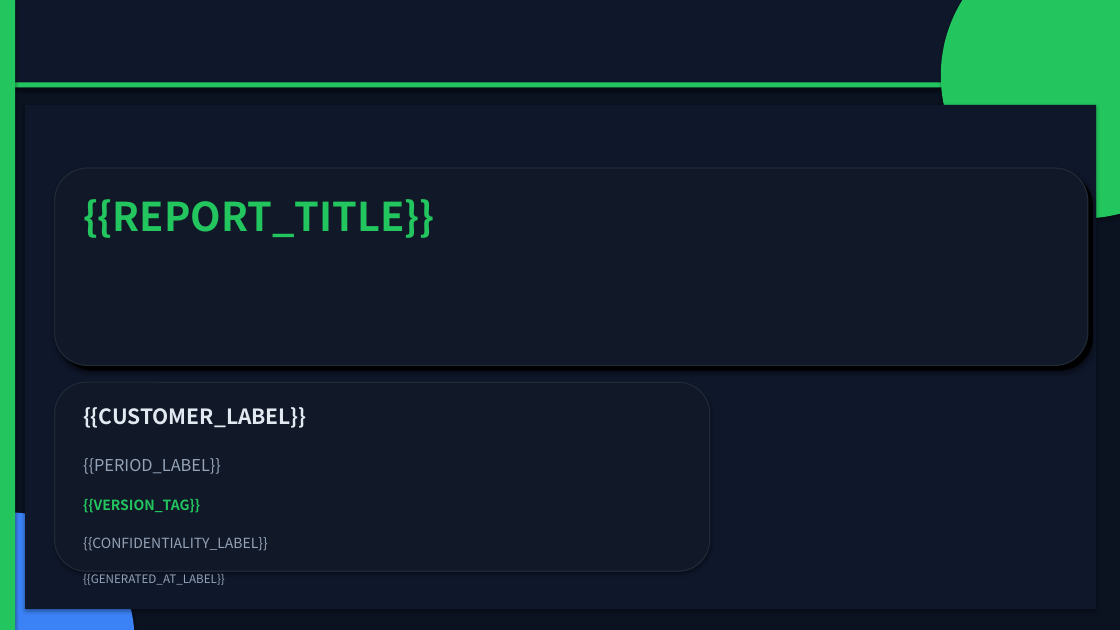
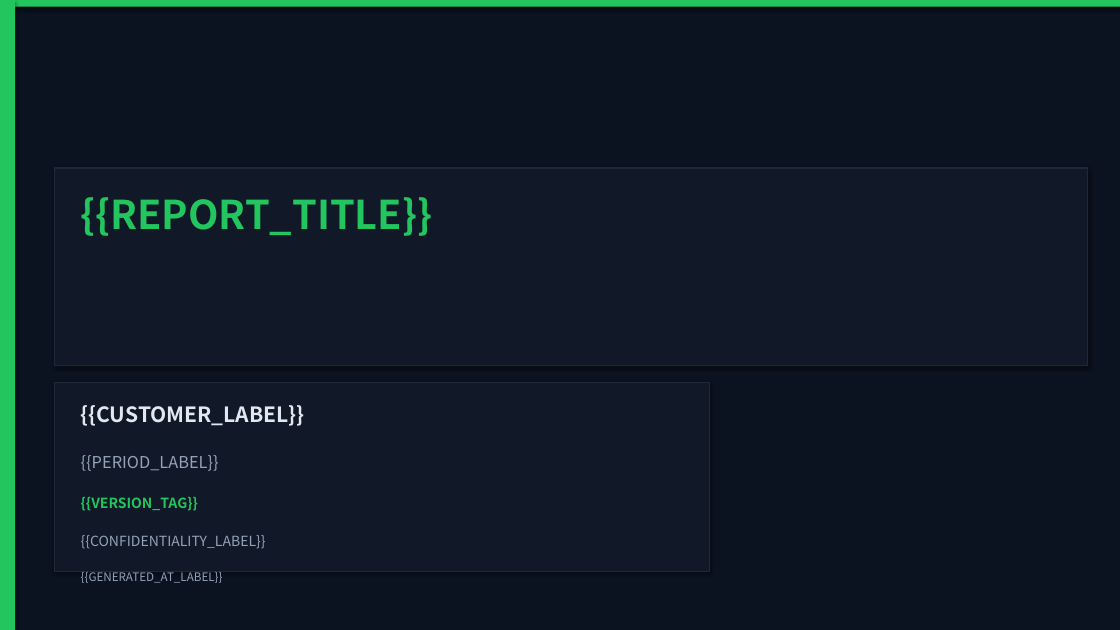
Before and after one commit to Xupai2022/report-generation, a slide deck: slide 1 of mss_ai_ppt_sample_assets/backend/data/templates/mss_technical_v2.pptx. Drawn at 1120x630 pixels with LibreOffice and Linux fonts; fonts in the diff are those of the drawing. Boxes give left, top, right and bottom in pixels: in the first picture for what was removed or moved away, otherwise in the second. Text is boxed around its words. In the diff, an @@ line names an element or a change of style, - is before the commit and + after.

```diff
--- a/mss_ai_ppt_sample_assets/backend/data/templates/mss_technical_v2.pptx
+++ b/mss_ai_ppt_sample_assets/backend/data/templates/mss_technical_v2.pptx
@@ rectangle moved from (x1=0, y1=82, x2=1120, y2=87) to (x1=0, y1=0, x2=1120, y2=7) @@
@@ rectangle removed at (x1=0, y1=0, x2=1120, y2=88) @@
@@ ellipse removed at (x1=941, y1=0, x2=1120, y2=218) @@
@@ rectangle removed at (x1=25, y1=105, x2=1096, y2=609) @@
@@ rectangle at (x1=55, y1=168, x2=1088, y2=365): rounded rectangle to rectangle @@
@@ rounded rectangle removed at (x1=60, y1=173, x2=1093, y2=371) @@
@@ rectangle at (x1=55, y1=382, x2=710, y2=571): rounded rectangle to rectangle @@
@@ ellipse removed at (x1=0, y1=513, x2=134, y2=630) @@
```
Also in this commit, not shown: 9 other slides changed, 5 other files.
